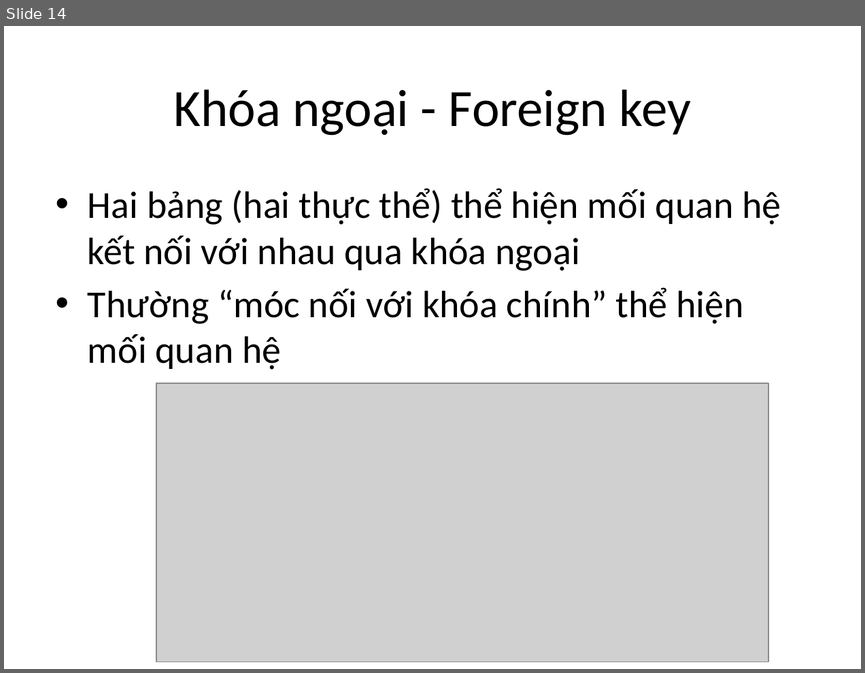
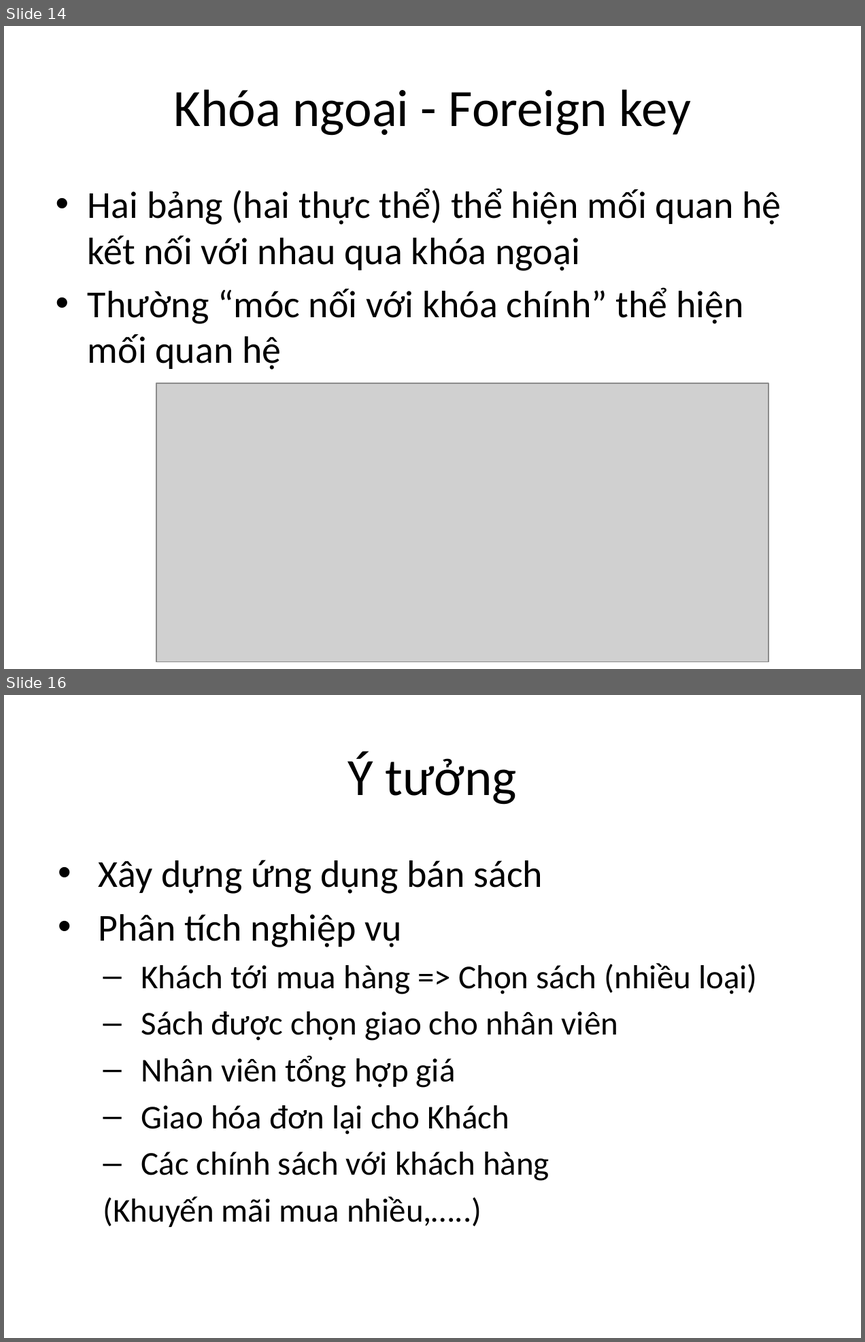
Before and after one commit to phithanh97cs/T3H, a slide deck: Database/RDBMS/2. Thiết kế CSDL.pptx. Shown one above the other, each under a label of ours: slide 14 before the commit, slides 14 and 16 after it; the slides between them are not shown. The pictures are 865x673 and 865x1342 pixels, drawn with LibreOffice and Linux fonts; fonts in the diff are those of the drawing; grey boxes stand for pictures. Boxes give left, top, right and bottom in pixels: in the first picture for what was removed or moved away, otherwise in the second. Text is boxed around its words. In the diff, an @@ line names an element or a change of style, - is before the commit and + after.

```diff
--- a/Database/RDBMS/2. Thiết kế CSDL.pptx
+++ b/Database/RDBMS/2. Thiết kế CSDL.pptx
@@ slide 16 added at [4, 695, 861, 1338], background #FFFFFF @@
@@ title added at [348, 751, 517, 804], 44 pt, text #000000 @@
+Ý tưởng
@@ text added at [99, 860, 757, 1227], 28 pt, text #000000 @@
+• Xây dựng ứng dụng bán sách
+• Phân tích nghiệp vụ
+  – Khách tới mua hàng => Chọn sách (nhiều loại)
+  – Sách được chọn giao cho nhân viên
+  – Nhân viên tổng hợp giá
+  – Giao hóa đơn lại cho Khách
+  – Các chính sách với khách hàng
+  (Khuyến mãi mua nhiều,…..)
```
Also in this commit, not shown: 6 other slides added.
